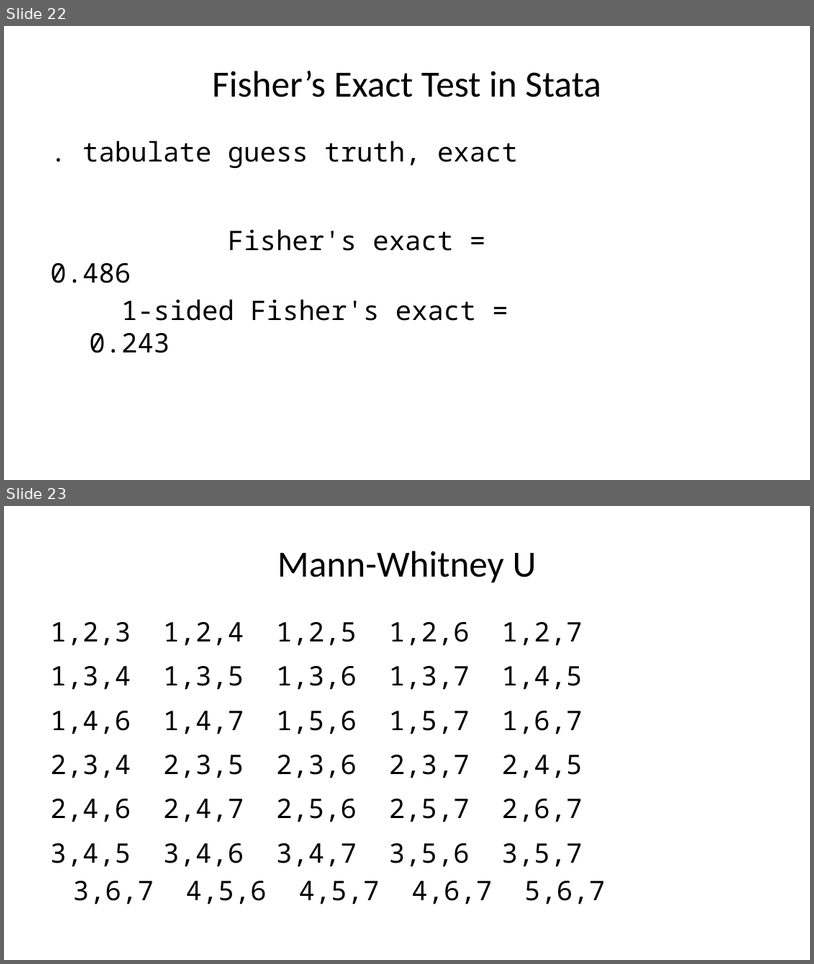
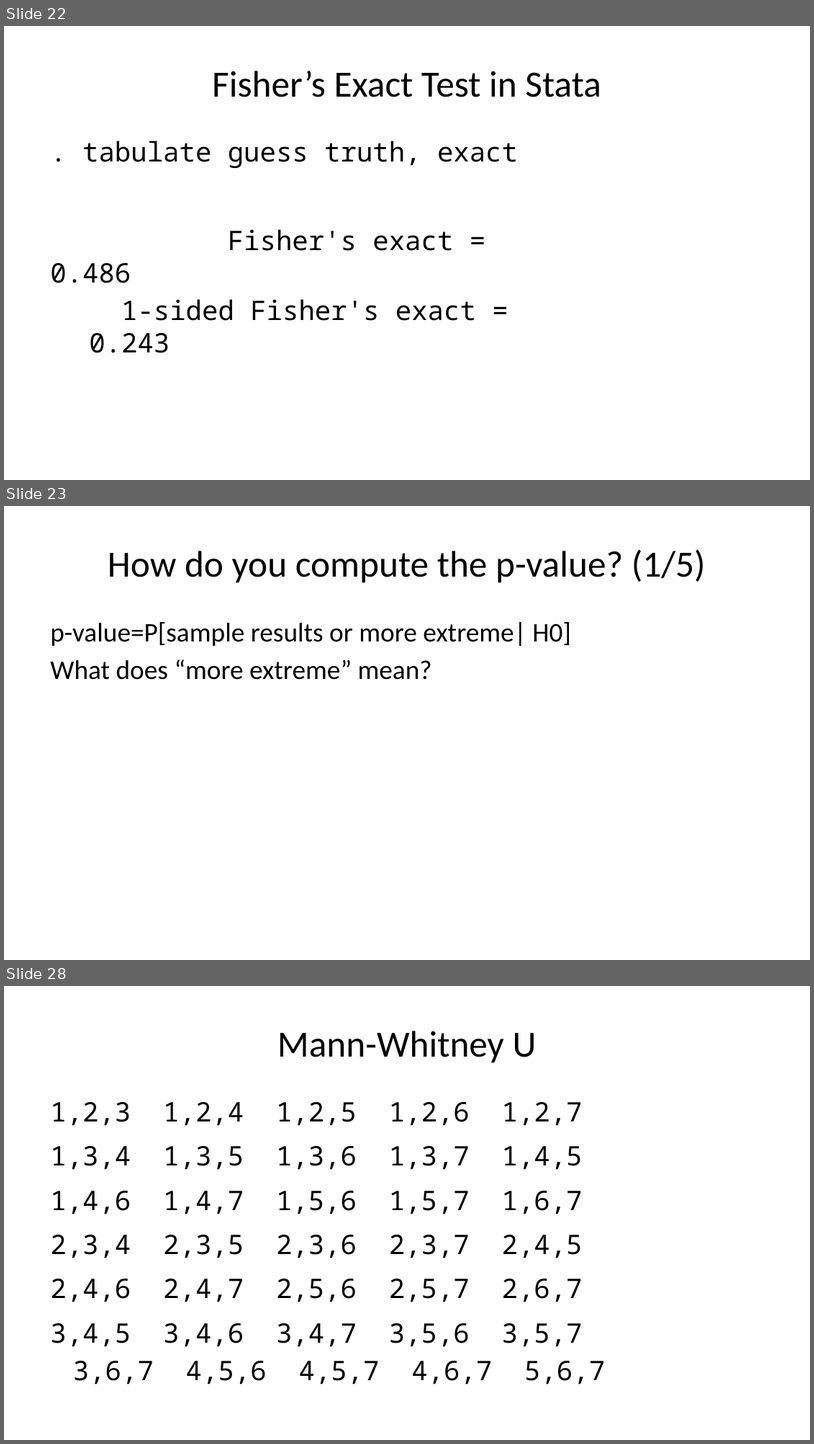
Before and after one commit to pmean/talks, a slide deck: exact-tests/results/exact-and-randomization-tests.pptx. Shown one above the other, each under a label of ours: slides 22 and 23 before the commit, slides 22, 23 and 28 after it; the slides between them are not shown. The pictures are 814x964 and 814x1444 pixels, drawn with LibreOffice and Linux fonts; fonts in the diff are those of the drawing. Boxes give left, top, right and bottom in pixels: in the first picture for what was removed or moved away, otherwise in the second. Text is boxed around its words. In the diff, an @@ line names an element or a change of style, - is before the commit and + after.

```diff
--- a/exact-tests/results/exact-and-randomization-tests.pptx
+++ b/exact-tests/results/exact-and-randomization-tests.pptx
@@ slide 23 added at [4, 506, 810, 960], background #FFFFFF @@
@@ title added at [108, 549, 706, 583], 44 pt, text #000000 @@
+How do you compute the p-value? (1/5)
@@ text added at [50, 622, 571, 680], 32 pt, text #000000 @@
+p-value=P[sample results or more extreme| H0]
+What does “more extreme” mean?
@@ what was slide 23 is now slide 28 @@
```
Also in this commit, not shown: 6 other slides added, 1 other file.
